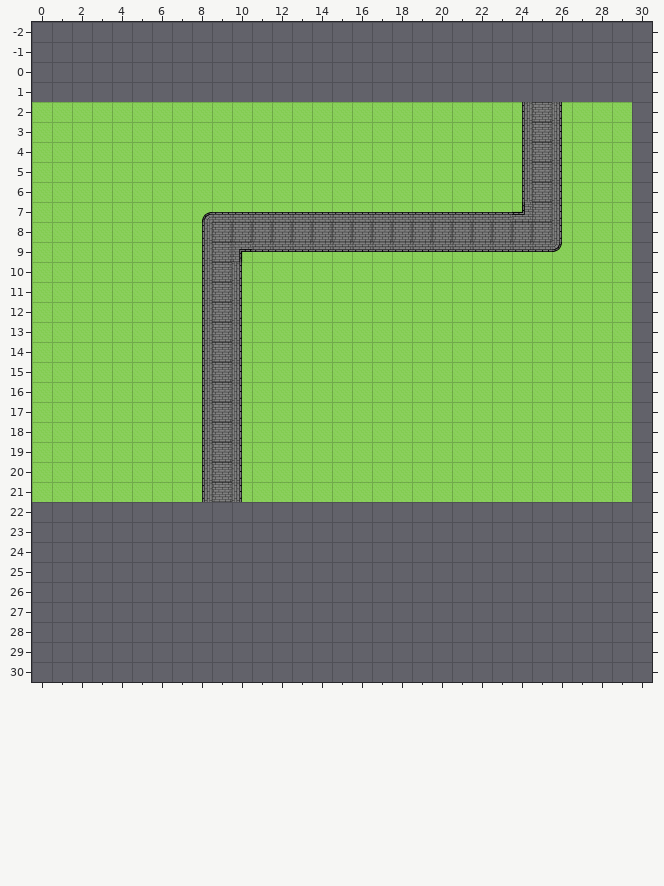
Level history. Tiled map: android/assets/PathToTown.tmx. Above: the version before the commit.
Cells are 64x64 px. Shown: x 0..30, y -2..30. The old version is drawn lined up with the new one.
And afterwards:
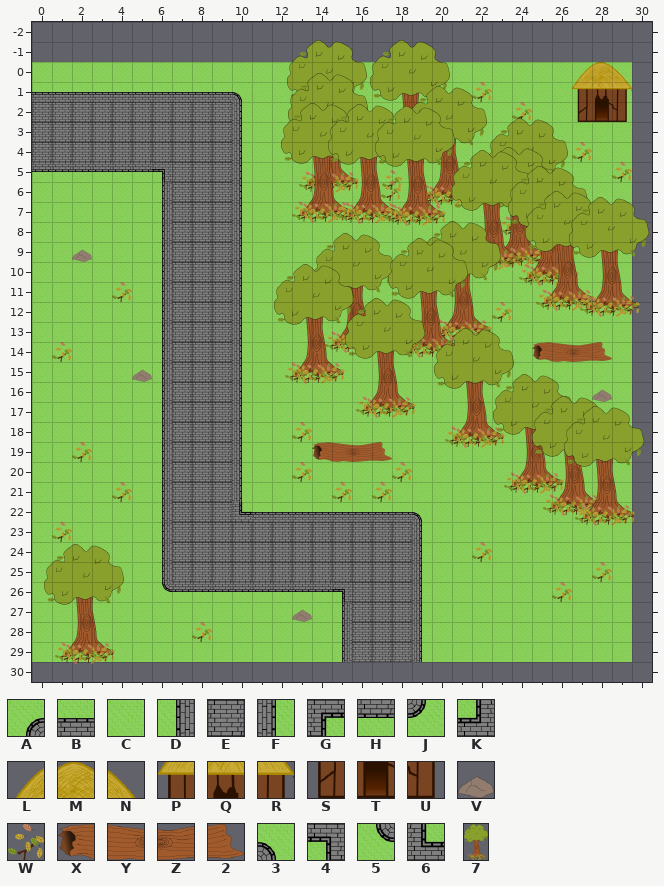
Key: from "Terrain": A 41, B 42, C 48, D 49, E 50, F 51, G 52, H 58, J 59, K 61; from "WoodlandsBuildings": L 40, M 41, N 42, P 48, Q 49, R 50, S 56, T 57, U 58; from "WoodlandsObjects": V 48, W 56, X 57, Y 58, Z 59, 2 60; from "WoodlandsTerrain": 3 43, 4 53, 5 57, 6 60; from "WoodlandsTree": 7 0.
_ is an empty cell.
Objects are placed by their top-left corner, in cells (3,4 is the top-left corner of cell 3,4); size is 1x1 cell unless given.
Tiles replaced or removed in this view: A, B, C, D, E, F, G, H, J, K.
From old to new:
Changed rows in their new state; . is an unchanged cell.
map size 30x20 -> 30x30 cells (old content now starts at 0,2; both pictures use the new coordinates)
layer "Foreground" opacity 90% -> 100%
Layer "Terrain":
first column x 0:
 0 CCCCCCCCCCCCCCCCCCCCCCCCCCCCCC
 1 BBBBBBBBBB3CCCCCCCCCCCCCCCCC.C
 2 EEEEEEEEEEF.............CCC...
 3 EEEEEEEEEEF.............CCC...
 4 EEEEEEEEEEF.............CCC...
 5 HHHHHH4EEEF.............CCC...
 6 ......DEEEF.............CCC...
 7 ......DEEEFCCCCCCCCCCCCCCCC...
 8 ......DEE.FCCCCCCCCCCCCCCCC...
 9 ......DEE.FCCCCCCCCCCCCCCCC...
10 ......DEE.....................
11 ......DEE.....................
12 ......DEE.....................
13 ......DEE.....................
14 ......DEE.....................
15 ......DEE.....................
16 ......DEE.....................
17 ......DEE.....................
18 ......DEE.....................
19 ......DEE.....................
20 ......DEE.....................
21 ......DEE.....................
22 CCCCCCDEEE6BBBBBBBB3CCCCCCCCCC
23 CCCCCCDEEEEEEEEEEEEFCCCCCCCCCC
24 CCCCCCDEEEEEEEEEEEEFCCCCCCCCCC
25 CCCCCCDEEEEEEEEEEEEFCCCCCCCCCC
26 CCCCCC5HHHHHHHH4EEEFCCCCCCCCCC
27 CCCCCCCCCCCCCCCDEEEFCCCCCCCCCC
28 CCCCCCCCCCCCCCCDEEEFCCCCCCCCCC
29 CCCCCCCCCCCCCCCDEEEFCCCCCCCCCC
Layer "Background":
first column x 22:
 1 W.......
 2 ..W...T.
 4 .....W..
 5 .......W
first column x 1:
 9 .V..........................
11 ...W........................
12 ......................W.....
14 W.......................XYZ2
15 ....V.......................
16 ...........................V
18 ............W...............
19 .W...........XYZ2...........
20 ............W....W..........
21 ...W..........W.W...........
23 W...........................
24 .....................W......
25 ...........................W
26 .........................W..
27 ............V...............
28 .......W....................
Layer "Objects":
added: 7 at 12.8,-1.1 size 4x6
added: 7 at 16.9,-1.1 size 4x6
added: W at 17.5,5.4
added: 7 at 12.8,0.5 size 4x6
added: W at 17.4,6
added: 7 at 18.8,1.2 size 4x6
added: 7 at 12.4,2.1 size 4x6
added: 7 at 14.8,2.1 size 4x6
added: 7 at 17.2,2.2 size 4x6
added: 7 at 22.8,2.8 size 4x6
added: 7 at 22.2,4.2 size 4x6
added: 7 at 21,4.4 size 4x6
added: 7 at 23.8,5.2 size 4x6
added: 7 at 24.7,6.4 size 4x6
added: 7 at 26.8,6.8 size 4x6
added: 7 at 19.4,8 size 4x6
added: 7 at 14.1,8.6 size 4x6
added: 7 at 17.8,8.8 size 4x6
added: 7 at 12.1,10.1 size 4x6
added: 7 at 15.7,11.8 size 4x6
added: 7 at 20.1,13.3 size 4x6
added: 7 at 23.1,15.6 size 4x6
added: 7 at 25,16.7 size 4x6
added: 7 at 26.6,17.2 size 4x6
added: 7 at 0.6,24.1 size 4x6
Layer "Foreground":
first column x 27:
 0 LMN
 1 PQR
 2 S.U
